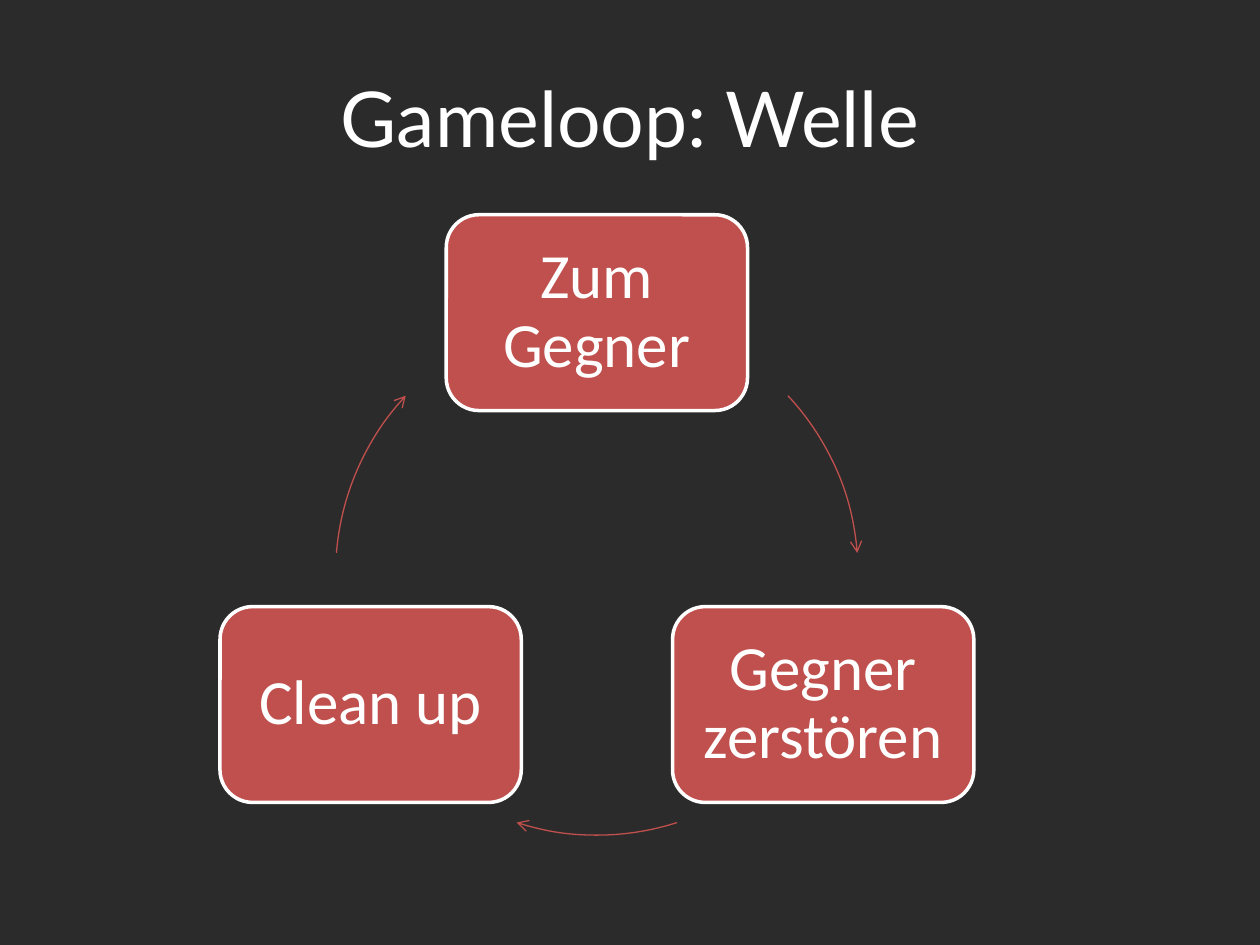
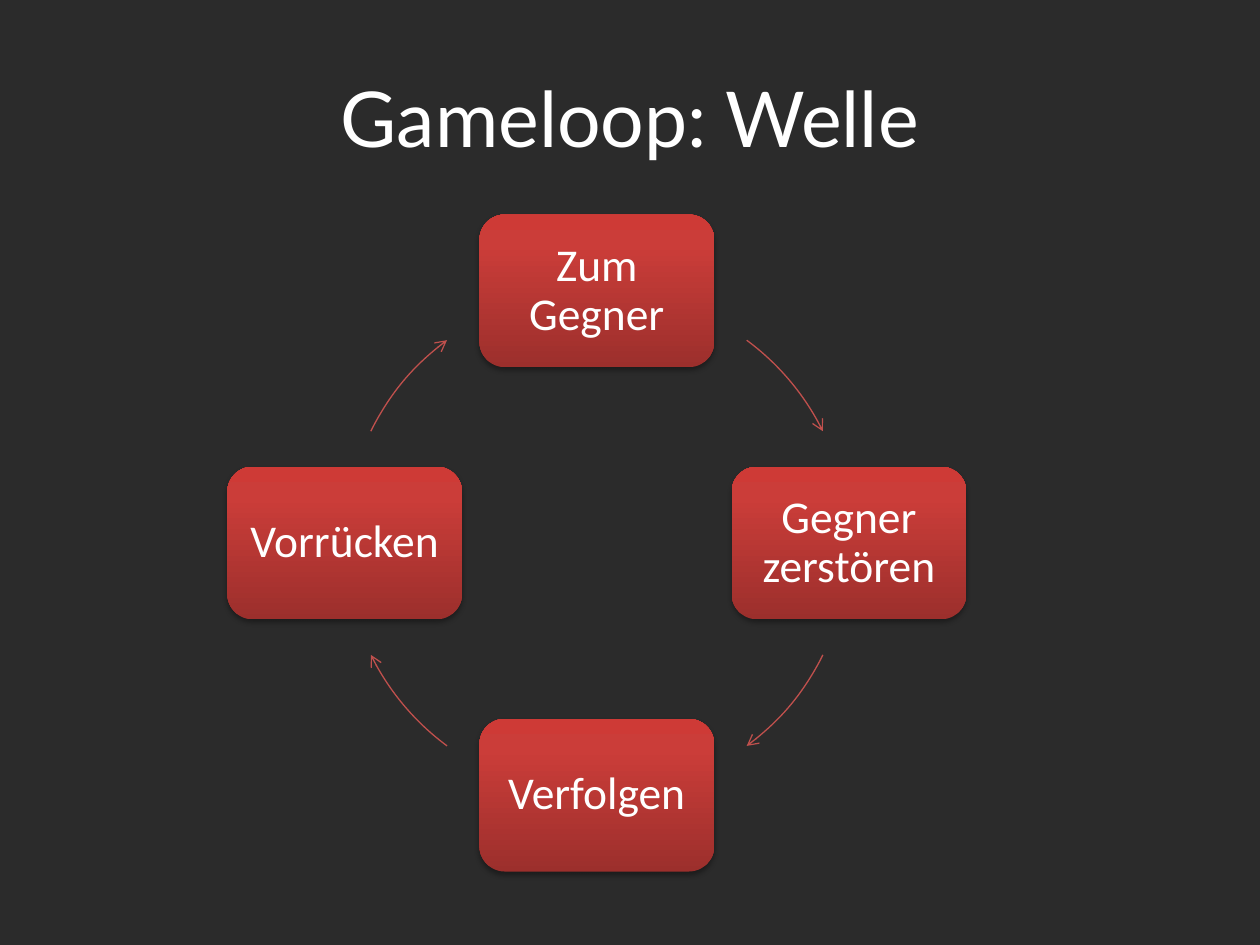
Before and after one commit to Assertores/HammerMan, a slide deck: slide 8 of Documentation/Hammer Man.pptx. Drawn at 1260x945 pixels with LibreOffice and Linux fonts; fonts in the diff are those of the drawing; background and template pictures are left out; a plain dark background stands for a picture behind light text. Boxes give left, top, right and bottom in pixels: in the first picture for what was removed or moved away, otherwise in the second. Text is boxed around its words. In the diff, an @@ line names an element or a change of style, - is before the commit and + after.

```diff
--- a/Documentation/Hammer Man.pptx
+++ b/Documentation/Hammer Man.pptx
@@ rounded rectangle: place and size @@
-rounded rectangle at (446,214,747,410)
+rounded rectangle at (480,214,714,367)
@@ rounded rectangle at (480,214,714,367): fill #C0504D to gradient #9C2F2D to #CB3E3A to #CE3B37; outline #FFFFFF 2 pt to none; shadow on @@
@@ text "Zum Gegner": place and size @@
-text "Zum Gegner" at (503,257,690,378)
+text "Zum Gegner" at (529,252,664,338)
@@ text "Zum Gegner" at (529,252,664,338): size 36 to 26 pt; less space between paragraphs @@
@@ freeform shape: place and size @@
-freeform shape at (335,312,858,835)
+freeform shape at (345,291,849,795)
@@ freeform shape: place and size @@
-freeform shape at (335,312,858,835)
+freeform shape at (345,291,849,795)
@@ freeform shape: place and size @@
-freeform shape at (335,312,858,835)
+freeform shape at (345,291,849,795)
@@ group added at (227,291,966,872): 3 rounded rectangles, 2 texts, 1 freeform shape @@
+Verfolgen
+Vorrücken
@@ text "Gegner zerstören" at (763,503,936,583): size 36 to 26 pt; less space between paragraphs @@
@@ text "Gegner zerstören": place and size @@
-text "Gegner zerstören" at (704,649,943,759)
+text "Gegner zerstören" at (763,503,936,583)
@@ rounded rectangle removed at (220,606,522,801) @@
@@ rounded rectangle removed at (673,606,974,801) @@
@@ text removed at (259,680,482,734) @@
-Clean up
```
Also in this commit, not shown: 5 other slides changed, 15 other files.
